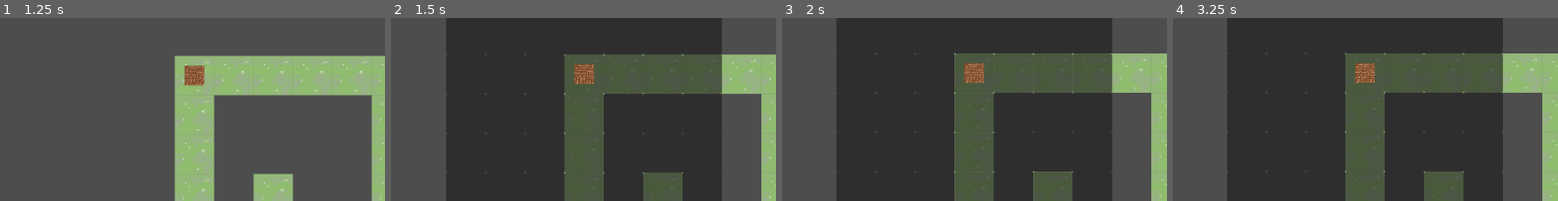
Above: before the commit, frames 1-4 (left to right).
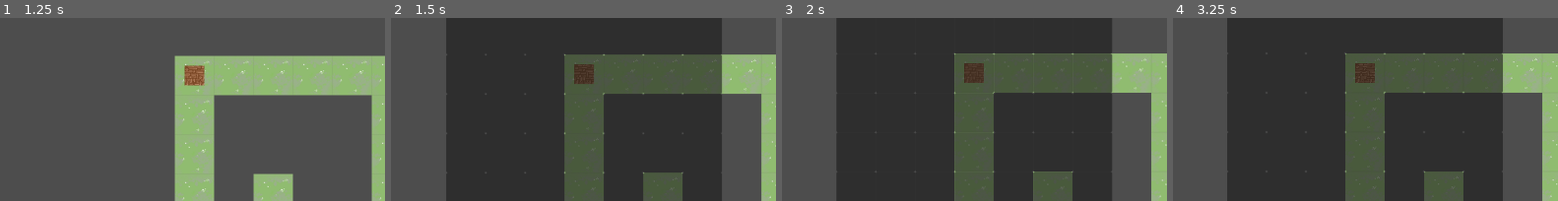
Above: after the commit, the same moments.

Repository: Flash-Night/ld58
Game: Godot game, scene res://main.tscn
Two runs of this game, one before a commit and one after it. Both use one fixed random seed, a clock stepped at 60 frames per second and the inputs below. The engine's default icon, where the game draws it, is replaced by a stand-in: a white triangle on a blue panel in a dark square.
Inputs (mouse positions are % of the whole screen's width and height, from its top left):
- Up to frame 1 (1.25 s): click "START" at 0.5 s
- Up to frame 2 (1.5 s): click (5, 89) at 1.25 s
- Up to frame 3 (2 s): no input
- Up to frame 4 (3.25 s): click (13, 89) at 2.02 s; click (21, 89) at 2.77 s
The pictures show only the part of the screen within x 24-74%, y 25-75%; the shares and areas given below are measured in that part.

Frame 1 is identical in both runs. In frame 2, 0.6% of the frame differs, in the area x 47-53%, y 25-37%; in frame 3, 0.6%; in frame 4, 0.6%.

Commit message:
fixed order of butttons

Diff:
--- a/control.gd
+++ b/control.gd
@@ -5,6 +5,8 @@
 var buttons:Array[Button]
 var max_using = 8
 func _ready() -> void:
+	pass
+func bconnect()->void:
 	var scene=preload("res://monster_using.tscn")
 	buttons.resize(max_using)
 	for i in range(max_using):
@@ -12,8 +14,7 @@
 		add_child(buttons[i])
 		buttons[i].position.x=-600+i*100
 		buttons[i].position.y=250
-
-func bconnect()->void:
+		buttons[i].z_index=20
 	for i in range(max_using):
 		buttons[i].button_down.connect(Callable(game_control,"place_tile_buttons"))
 
--- a/game.tscn
+++ b/game.tscn
@@ -8,6 +8,13 @@
 [ext_resource type="Script" uid="uid://b8lumeqhn4xss" path="res://monster_control.gd" id="6_ryrav"]
 
 [node name="Game" type="Node2D"]
+
+[node name="Control" type="Control" parent="."]
+layout_mode = 3
+anchors_preset = 0
+offset_right = 40.0
+offset_bottom = 40.0
+script = ExtResource("6_ryrav")
 
 [node name="Player" parent="." instance=ExtResource("1_e2o6t")]
 z_index = 1
@@ -28,10 +35,3 @@
 tile_set = ExtResource("1_80nbo")
 
 [node name="Camera2D" parent="." instance=ExtResource("3_feb5d")]
-
-[node name="Control" type="Control" parent="."]
-layout_mode = 3
-anchors_preset = 0
-offset_right = 40.0
-offset_bottom = 40.0
-script = ExtResource("6_ryrav")
--- a/monster_control.gd
+++ b/monster_control.gd
@@ -18,6 +18,7 @@
 			add_child(buttons[k])
 			buttons[k].position.x=x-7*32+i*64
 			buttons[k].position.y=y-7*32+j*64
+			buttons[k].z_index=10
 
 func remove_tile_buttons()->void:
 	for b in buttons:
